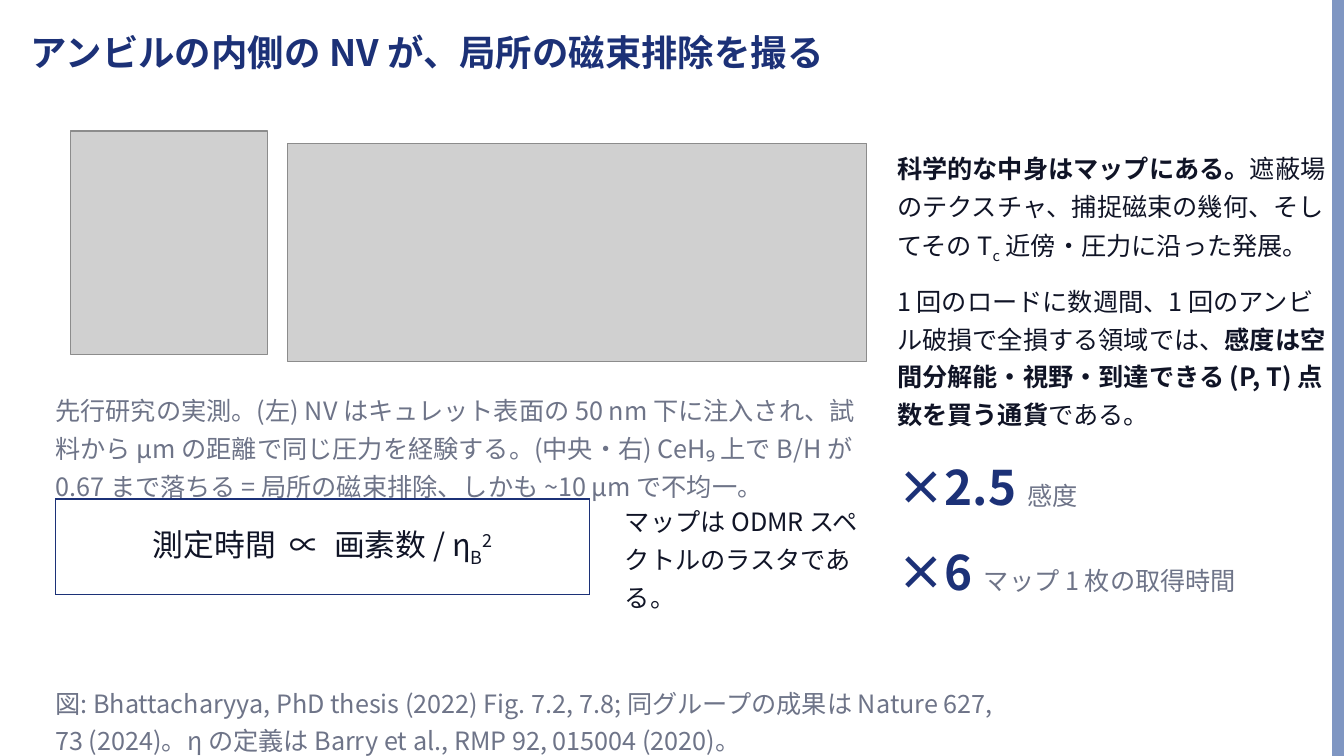
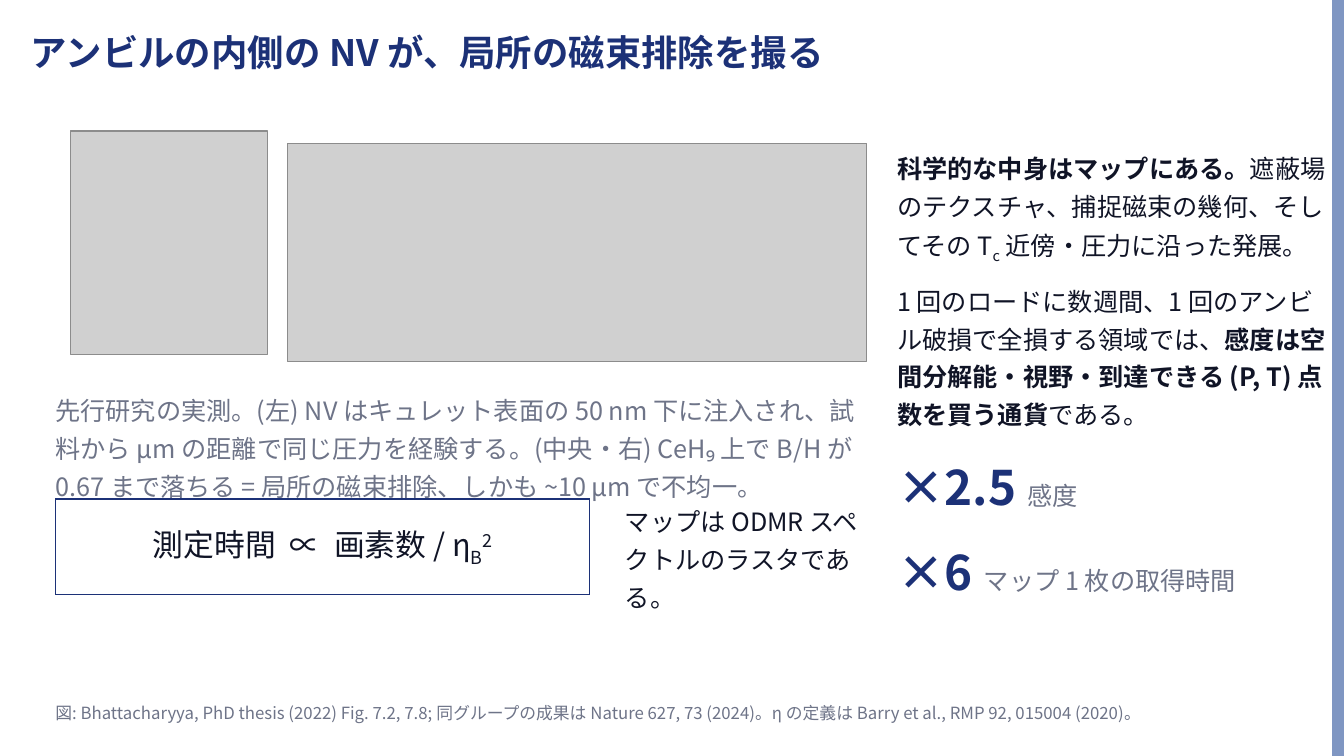
Before and after one commit to Risei412/ultra-high-pressure-ODMR, a slide deck: slide 3 of slides/odmr_473nm_talk.pptx. Drawn at 1344x756 pixels with LibreOffice and Linux fonts; fonts in the diff are those of the drawing; grey boxes stand for pictures; background and template pictures are left out. Boxes give left, top, right and bottom in pixels: in the first picture for what was removed or moved away, otherwise in the second. Text is boxed around its words. In the diff, an @@ line names an element or a change of style, - is before the commit and + after.

```diff
--- a/slides/odmr_473nm_talk.pptx
+++ b/slides/odmr_473nm_talk.pptx
@@ text "図: Bhattacharyya, PhD thesis (2022) ...": place and size @@
-text "図: Bhattacharyya, PhD thesis (2022) ..." at (55,692,993,756)
+text "図: Bhattacharyya, PhD thesis (2022) ..." at (55,705,1141,723)
@@ text "図: Bhattacharyya, PhD thesis (2022) ..." at (55,705,1141,723): size 18 to 12 pt @@
```
Also in this commit, not shown: 6 other slides changed, 2 other files.
